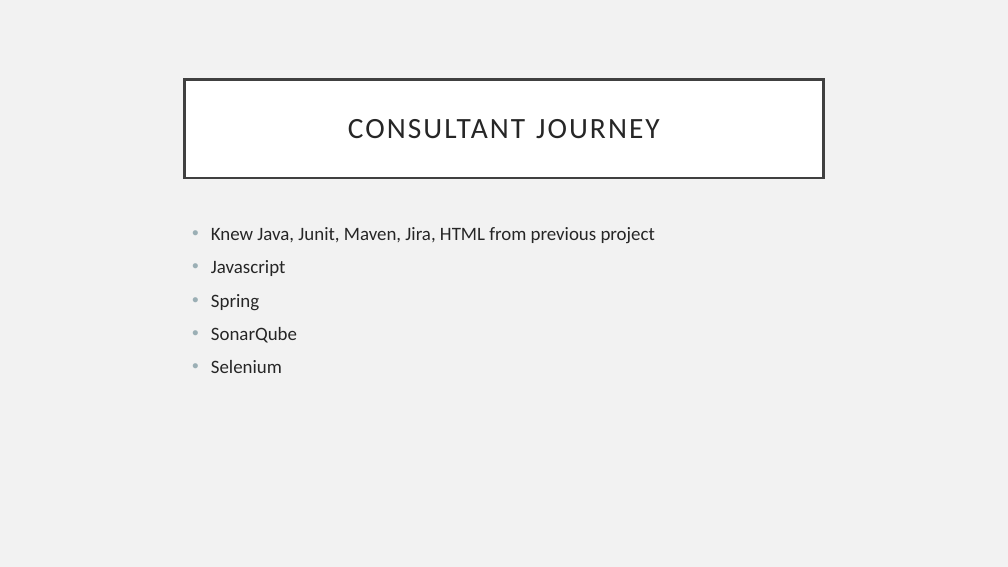
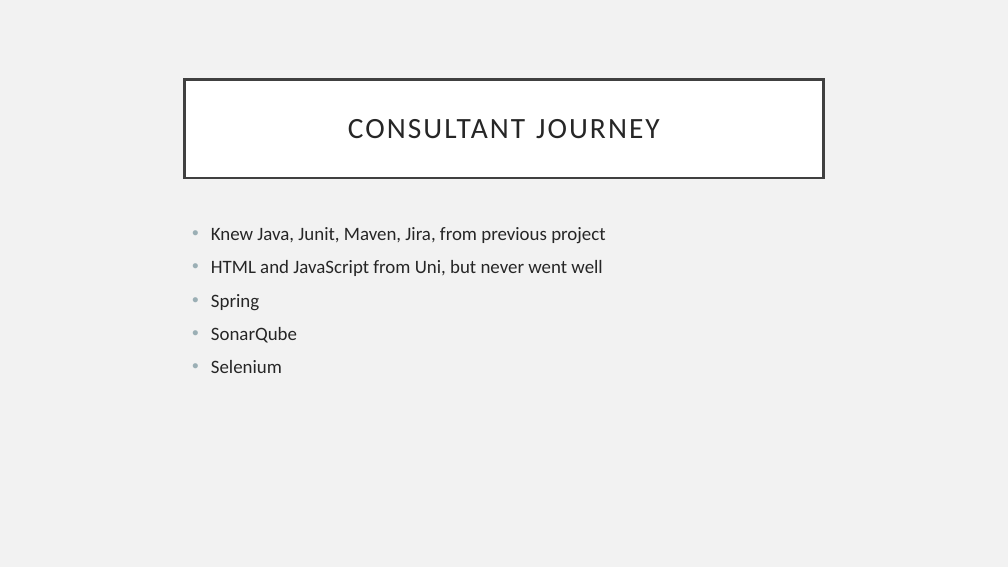
Before and after one commit to harryfrescoQA/ToDoListProject, a slide deck: slide 5 of Project Presentation.pptx. Drawn at 1008x567 pixels with LibreOffice and Linux fonts; fonts in the diff are those of the drawing. Boxes give left, top, right and bottom in pixels: in the first picture for what was removed or moved away, otherwise in the second. Text is boxed around its words. In the diff, an @@ line names an element or a change of style, - is before the commit and + after.

```diff
--- a/Project Presentation.pptx
+++ b/Project Presentation.pptx
@@ text at (211, 227, 605, 276): text changed @@
-• Knew Java, Junit, Maven, Jira, HTML from previous project
-• Javascript
+• Knew Java, Junit, Maven, Jira, from previous project
+• HTML and JavaScript from Uni, but never went well
```
Also in this commit, not shown: 3 other slides changed, 1 other file.
